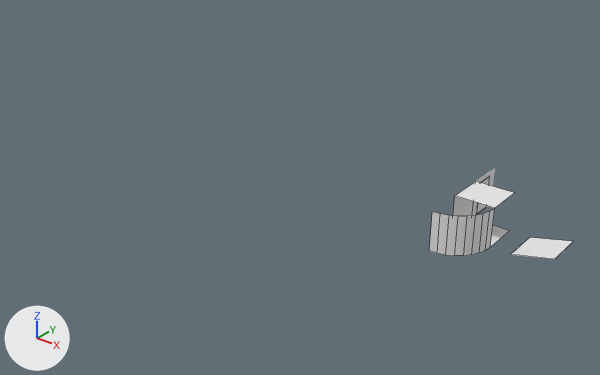
Renders of the Blender file Assets/Kits/Kit1.blend from each side of a commit.
Camera for both pictures: a camera (50 mm lens) standing at (15.8, -31.0, 18.9) and looking at (-7.8, -1.6, 0.7). The axes (+X, +Y, +Z) are drawn at lower left. The lights are the same throughout. Mesh edges are drawn as thin lines on the coarser meshes.

In view in the first picture: 'Ceiling', 'Ramp', 'WallCurved'.
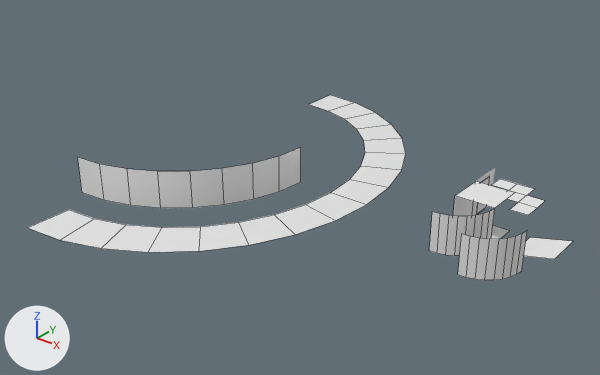
Changed parts and their boxes (x1, y1, x2, y2) in the pictures (600 x 375 px):
'CircleFloor', added
    after: (28, 95, 406, 252)
'WallCurvedReverseBig', added
    after: (78, 147, 301, 208)
'WallCurvedReverse', added
    after: (458, 231, 527, 280)
'FloorTurn', added
    after: (493, 179, 545, 215)

What changed in the scene script:
```text
Add me_cube_006:
    me_cube_006.from_pydata(...)  # 18 vertices, 8 faces; spans x 0.0..2.0, y 0.0..2.0, z 0.0..2.0
    me_cube_006.polygons.foreach_set('use_smooth', [True] * 8)
    me_cube_006.materials.append(mat_material)  # white #e7e7e7
Add me_cube_009:
    me_cube_009.from_pydata([(-1.0, 2.0, 0.0), (0.0, 2.0, 0.0), (-1.0, 3.0, 0.0), (0.0, 3.0, 0.0), (0.0, 2.0, 0.0), (1.0, 2.0, 0.0), (0.0, 3.0, 0.0), (1.0, 3.0, 0.0), (2.0, 2.0, 0.0), (2.0, 0.0, 0.0), (0.0, 2.0, 0.0), (1.0, 2.0, 0.0), (1.0, 0.0, 0.0), (2.0, 1.0, 0.0), (0.0, 1.0, 0.0), (1.0, 1.0, 0.0)], [], [(3, 2, 0, 1), (7, 6, 4, 5), (13, 15, 12, 9), (11, 10, 14, 15), (8, 11, 15, 13)])
    me_cube_009.materials.append(mat_material)  # white #e7e7e7
Add me_circle_001:
    me_circle_001.from_pydata(...)  # 34 vertices, 16 faces; spans x -10.0..1.2, y -12.0..12.0, z 0.0
Add ob_wallcurvedreverse:
    ob_wallcurvedreverse = bpy.data.objects.new('WallCurvedReverse', me_cube_006)
    ob_wallcurvedreverse.location = (2.0, -3.0, 0.0)
Add ob_wallcurvedreversebig:
    ob_wallcurvedreversebig = bpy.data.objects.new('WallCurvedReverseBig', me_cube_006.copy())
    ob_wallcurvedreversebig.location = (-17.0, -8.0, 0.0)
    ob_wallcurvedreversebig.scale = (4.0, 4.0, 1.0)
Add ob_floorturn:
    ob_floorturn = bpy.data.objects.new('FloorTurn', me_cube_009)
    ob_floorturn.location = (0.0, 4.0, 0.0)
Add ob_circlefloor:
    ob_circlefloor = bpy.data.objects.new('CircleFloor', me_circle_001)
    ob_circlefloor.location = (-6.0, 0.0, 0.0)
```
